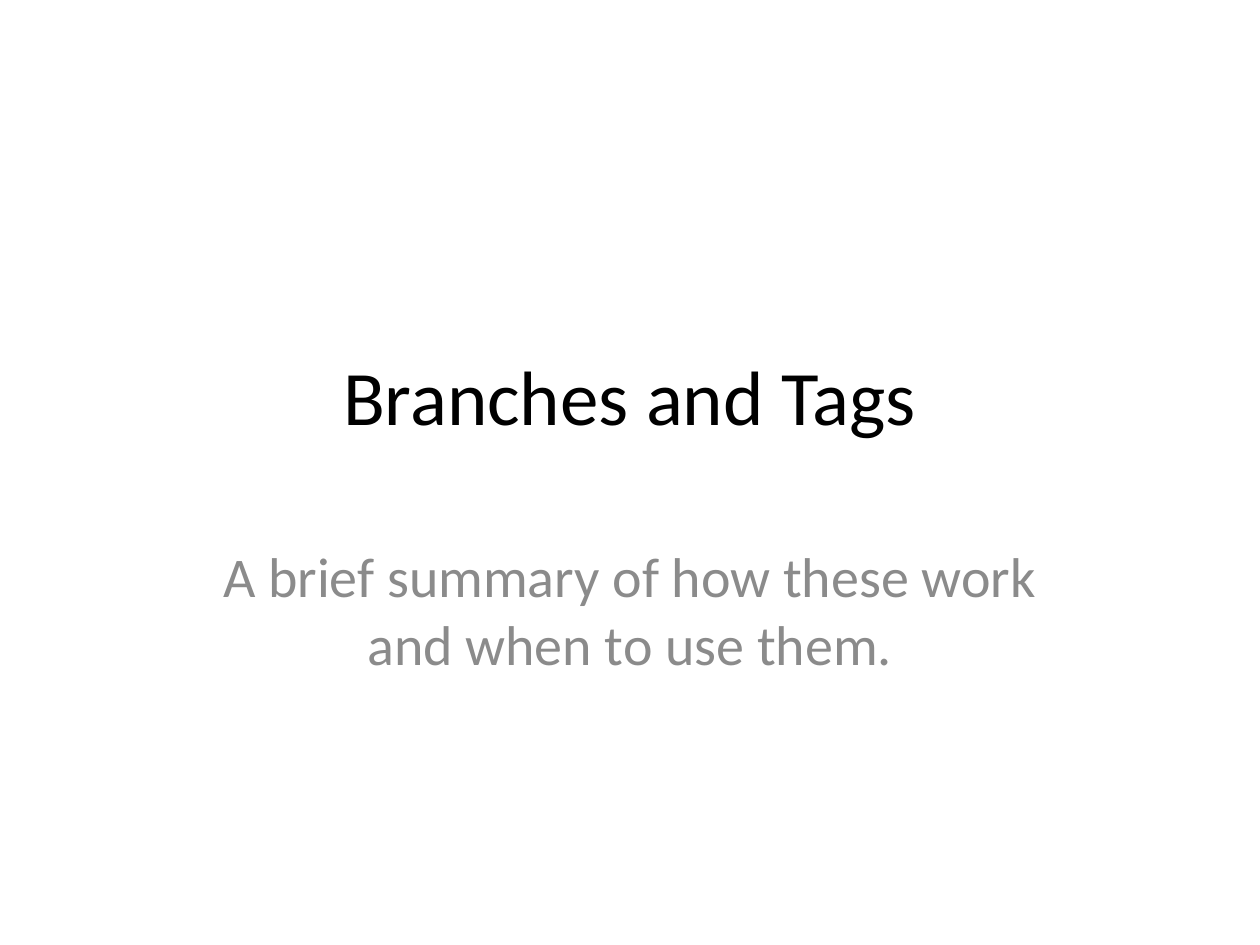
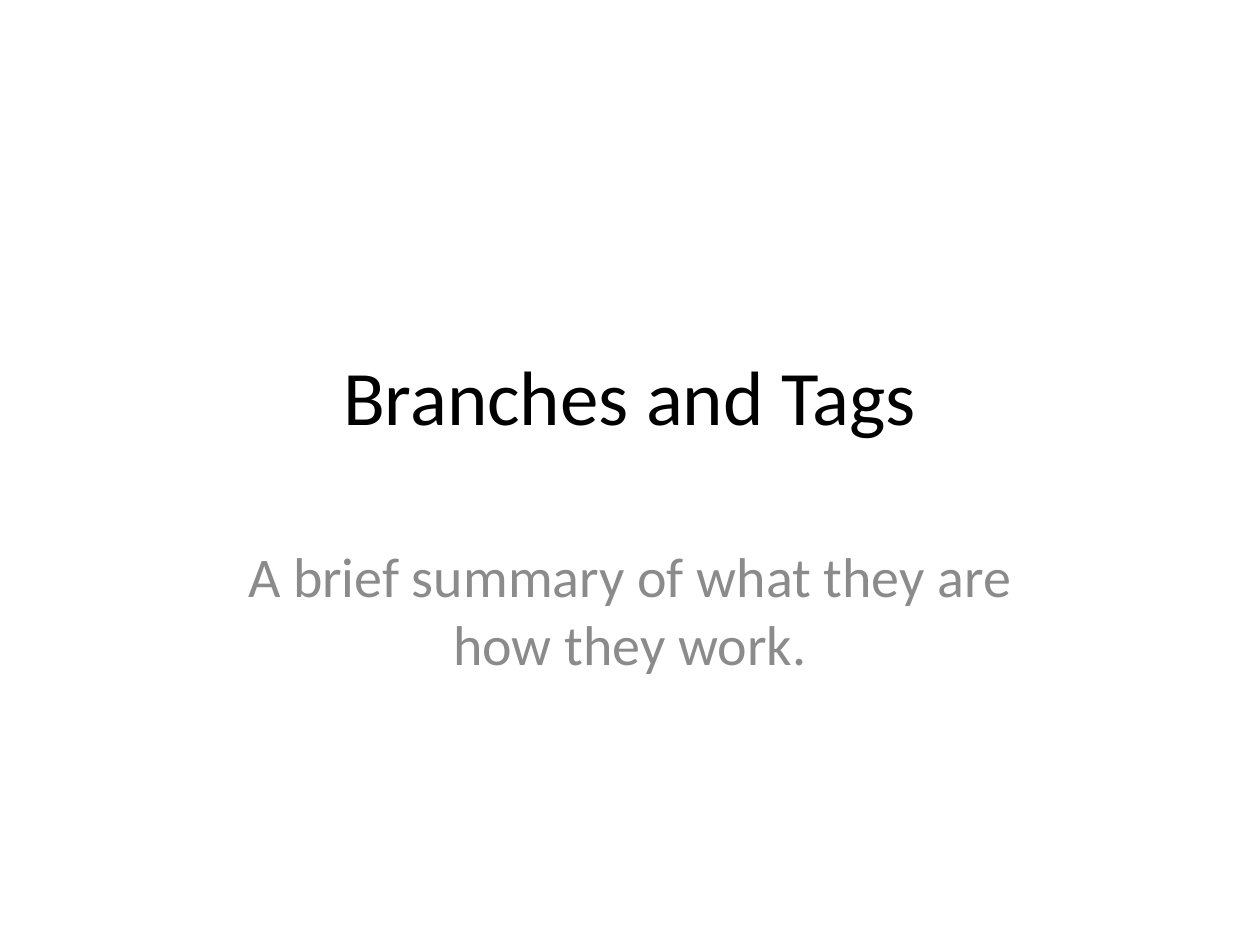
Before and after one commit to JaceTan/programming-notes, a slide deck: slide 1 of Branches and Tags.pptx. Drawn at 1260x945 pixels with LibreOffice and Linux fonts; fonts in the diff are those of the drawing. Boxes give left, top, right and bottom in pixels: in the first picture for what was removed or moved away, otherwise in the second. Text is boxed around its words. In the diff, an @@ line names an element or a change of style, - is before the commit and + after.

Commit message:
finished Branches and Tags

```diff
--- a/Branches and Tags.pptx
+++ b/Branches and Tags.pptx
@@ subtitle at box(248, 558, 1010, 674): text changed @@
-A brief summary of how these work and when to use them.
+A brief summary of what they are how they work.
```
Also in this commit, not shown: 4 slides added, 2 slides removed.
